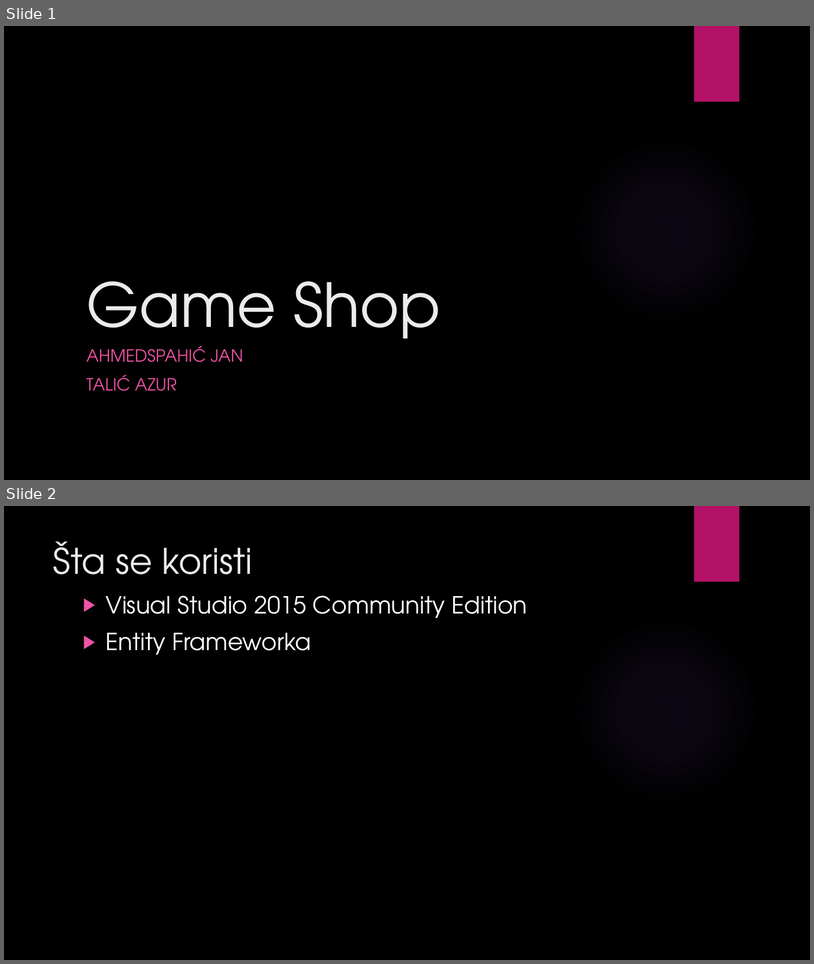
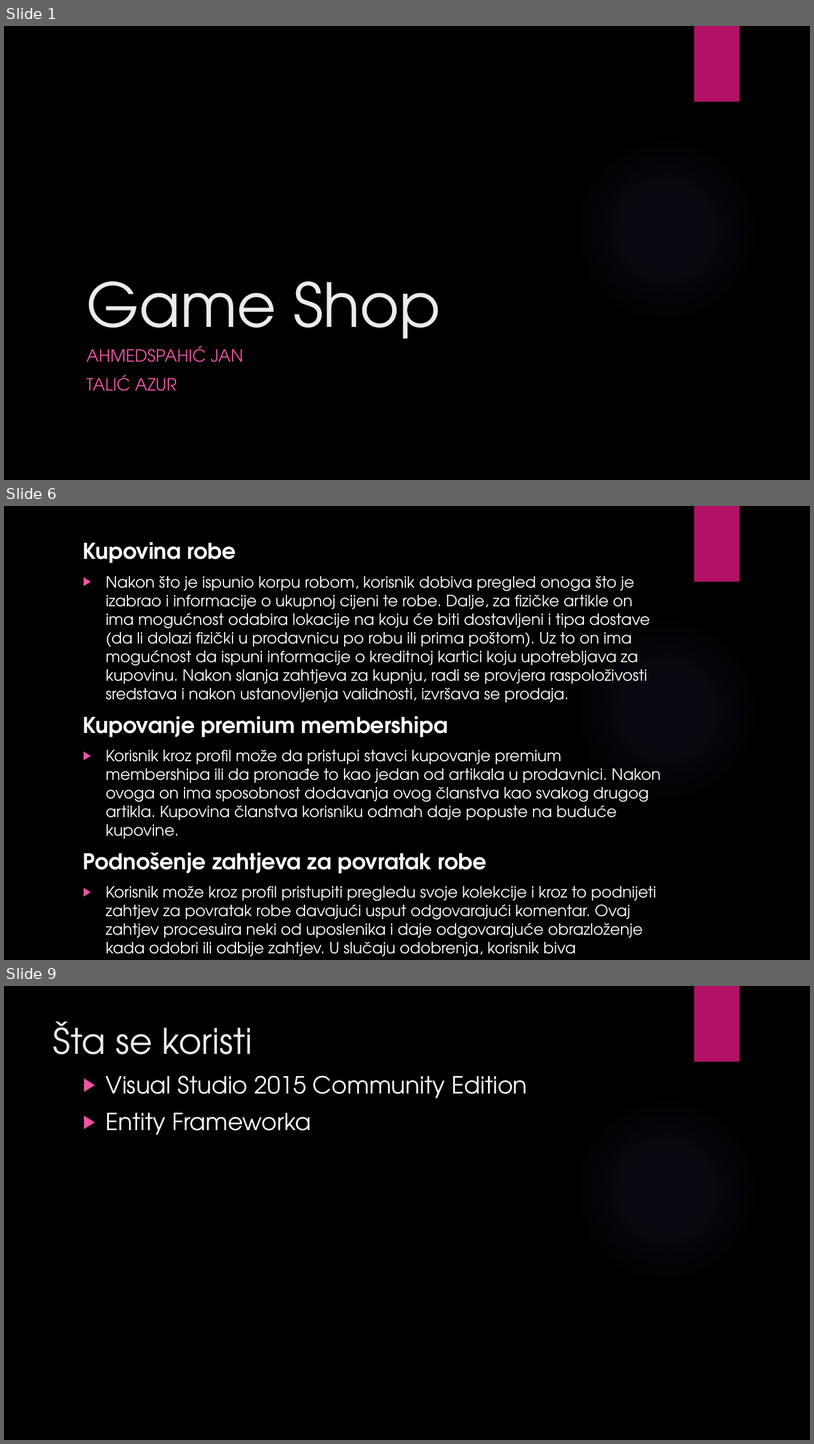
Before and after one commit to ooad-2016-2017/Tim19-PraiseTheSun, a slide deck: Game_Shop.pptx. Shown one above the other, each under a label of ours: slides 1 and 2 before the commit, slides 1, 6 and 9 after it; the slides between them are not shown. The pictures are 814x964 and 814x1444 pixels, drawn with LibreOffice and Linux fonts; fonts in the diff are those of the drawing; background and template pictures are left out. Boxes give left, top, right and bottom in pixels: in the first picture for what was removed or moved away, otherwise in the second. Text is boxed around its words. In the diff, an @@ line names an element or a change of style, - is before the commit and + after.

```diff
--- a/Game_Shop.pptx
+++ b/Game_Shop.pptx
@@ slide 6 added at [4, 506, 810, 960], background picture (left out); not listed: 2 template elements that a slide beside it also shows @@
@@ text added at [83, 542, 661, 938], 18.5 pt, text #FFFFFF @@
+Kupovina robe
+▶ Nakon što je ispunio korpu robom, korisnik dobiva pregled onoga što je izabrao i informacije o ukupnoj cijeni te robe. Dalje, za fizičke artikle on ima mogućnost odabira lokacije na koju će biti dostavljeni i tipa dostave (da li dolazi fizički u prodavnicu po robu ili prima poštom). Uz to on ima mogućnost da ispuni informacije o kreditnoj kartici koju upotrebljava za kupovinu. Nakon slanja zahtjeva za kupnju, radi se provjera raspoloživosti sredstava i nakon ustanovljenja validnosti, izvršava se prodaja.
+Kupovanje premium membershipa
+▶ Korisnik kroz profil može da pristupi stavci kupovanje premium membershipa ili da pronađe to kao jedan od artikala u prodavnici. Nakon ovoga on ima sposobnost dodavanja ovog članstva kao svakog drugog artikla. Kupovina članstva korisniku odmah daje popuste na buduće kupovine.
+Podnošenje zahtjeva za povratak robe
+▶ Korisnik može kroz profil pristupiti pregledu svoje kolekcije i kroz to podnijeti zahtjev za povratak robe davajući usput odgovarajući komentar. Ovaj zahtjev procesuira neki od uposlenika i daje odgovarajuće obrazloženje kada odobri ili odbije zahtjev. U slučaju odobrenja, korisnik biva obaviješten o konkretnostima ovog povratka.
@@ what was slide 2 is now slide 9 @@
```
Also in this commit, not shown: 6 other slides added, 1 slide removed.
